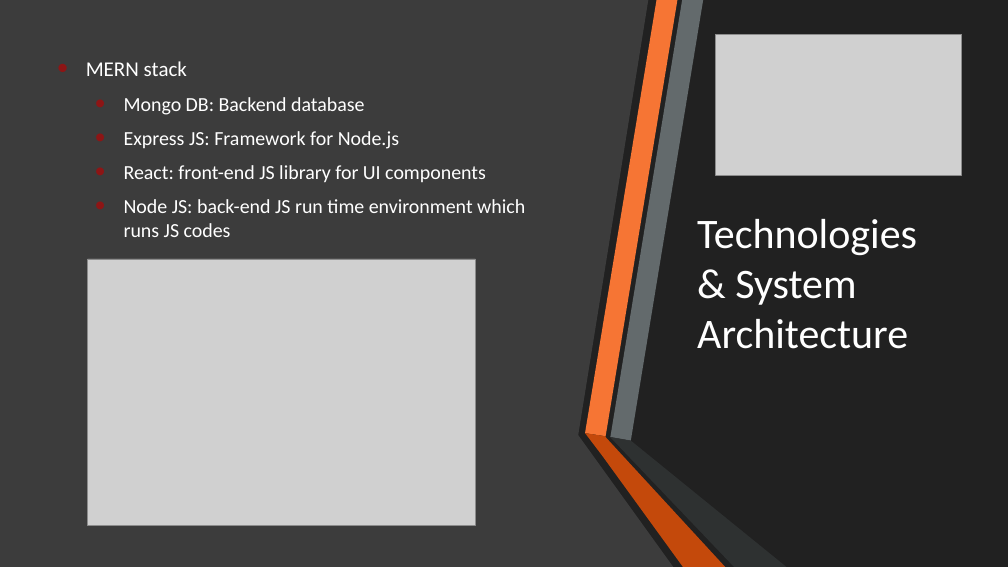
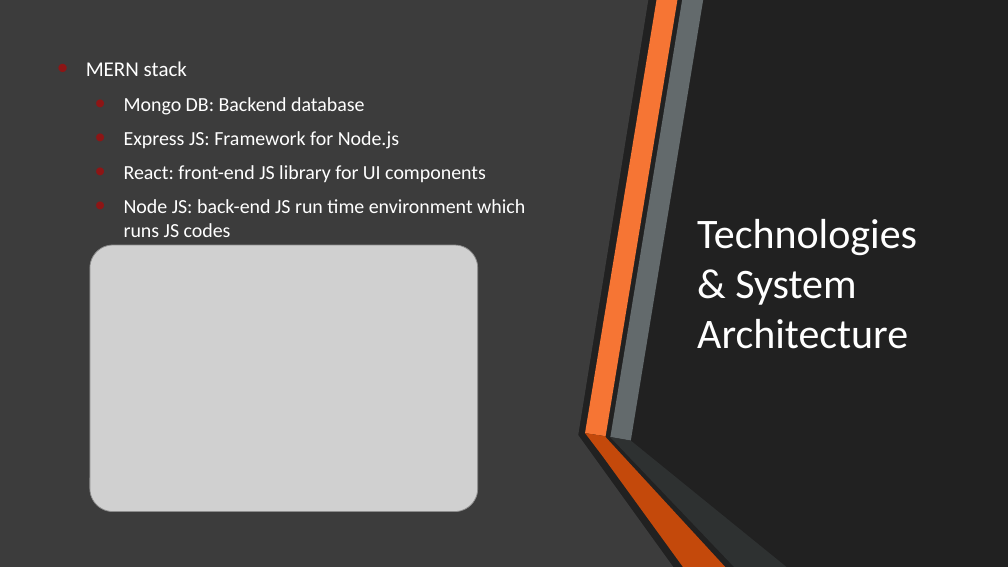
Before and after one commit to OskarGrzenda/FinalYearProject, a slide deck: slide 3 of Project Presentation.pptx. Drawn at 1008x567 pixels with LibreOffice and Linux fonts; fonts in the diff are those of the drawing; grey boxes stand for pictures. Boxes give left, top, right and bottom in pixels: in the first picture for what was removed or moved away, otherwise in the second. Text is boxed around its words. In the diff, an @@ line names an element or a change of style, - is before the commit and + after.

```diff
--- a/Project Presentation.pptx
+++ b/Project Presentation.pptx
@@ picture removed at <box>715,34,962,175</box> @@
@@ picture: place and size @@
-picture at <box>88,259,476,526</box>
+picture at <box>90,245,478,512</box>
```
Also in this commit, not shown: 3 other slides changed.
